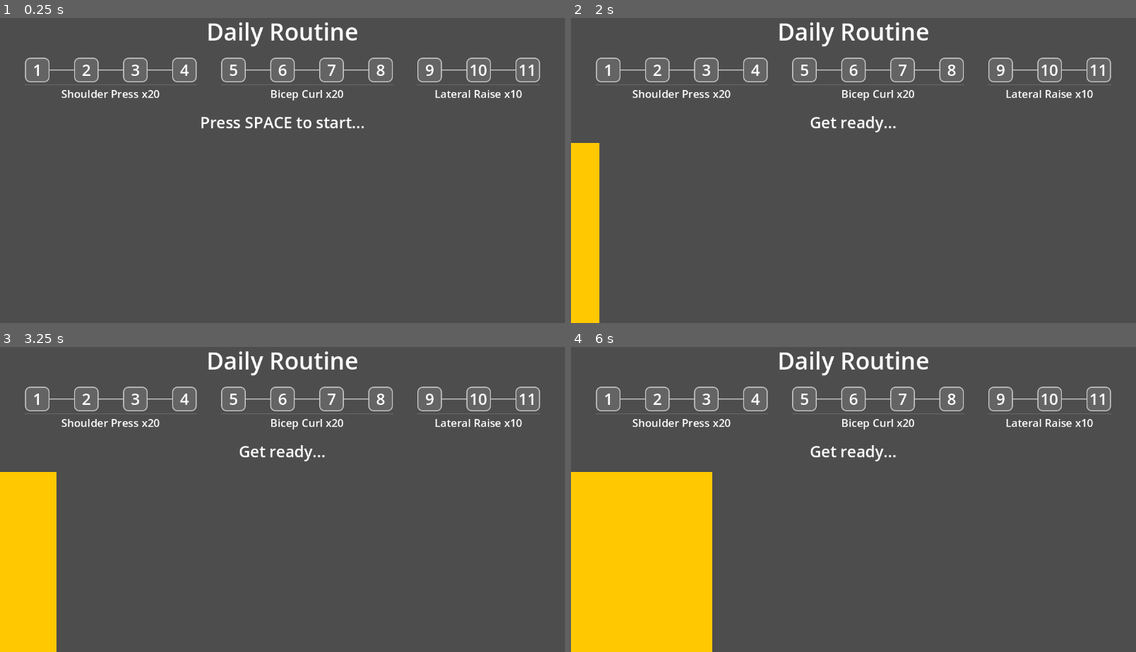
Above: before the commit, frames 1-4 (two rows, left to right).
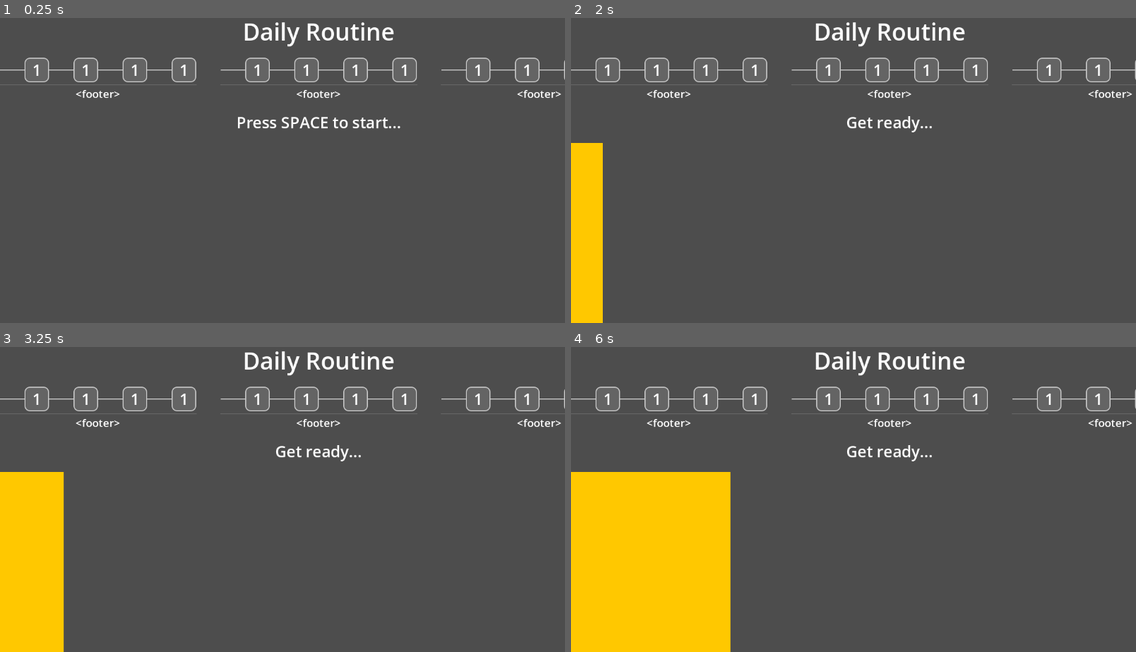
Above: after the commit, the same moments.

Repository: phrasmotica/workout-companion
Game: Godot game, scene res://scenes/app.tscn
Two runs of this game, one before a commit and one after it. Both use one fixed random seed, a clock stepped at 60 frames per second and the inputs below.
Inputs:
- Up to frame 1 (0.25 s): no input
- Up to frame 2 (2 s): tap X at 0.5, 1.25 s; tap Enter (ui_accept) at 0.77, 1.52 s
- Up to frame 3 (3.25 s): tap X at 2, 2.75 s; tap Enter (ui_accept) at 3.02 s
- Up to frame 4 (6 s): tap X at 3.5, 4.25 s; tap Enter (ui_accept) at 3.77, 4.52 s

The runs differ from the first frame. In frame 1, 3.9% of the frame differs, in the area x 0-100%, y 1-37%; in frame 2, 4.0%; in frame 3, 4.4%; in frame 4, 5.5%, in the area x 0-100%, y 1-100%.
Error after the commit: Parse Error: Cannot find member "Look" in base "StepperStep". (res://scripts/stepper.gd:94)

Commit message:
Rename stepper step "look" enum to "status"

Diff:
--- a/scripts/stepper.gd
+++ b/scripts/stepper.gd
@@ -81,15 +81,15 @@
 
         step.number = starting_number + i
         step.show_leading_line = i > 0
-        step.look = _compute_step_look(i)
+        step.status = _compute_step_status(i)
         step.content = _compute_step_content(i)
 
     if steps.size() > step_count:
         for i in range(step_count, steps.size()):
-            print("Cleaning up child %d" % i)
+            # print("Cleaning up child %d" % i)
             steps_parent.get_child(i).queue_free()
 
-func _compute_step_look(index: int) -> StepperStep.Look:
+func _compute_step_status(index: int) -> StepperStep.Status:
     if index < current_step:
         return StepperStep.Look.COMPLETED
 
--- a/scripts/stepper_step.gd
+++ b/scripts/stepper_step.gd
@@ -1,7 +1,7 @@
 @tool
 class_name StepperStep extends HBoxContainer
 
-enum Look { FUTURE, CURRENT, COMPLETED, SKIPPED }
+enum Status { FUTURE, CURRENT, COMPLETED, SKIPPED }
 
 enum Content { NONE, TEXT, TICK, SKIP }
 
@@ -20,9 +20,9 @@
         _refresh()
 
 @export
-var look := Look.FUTURE:
+var status := Status.FUTURE:
     set(value):
-        look = value
+        status = value
 
         _refresh()
 
@@ -81,19 +81,19 @@
         skip_icon.visible = content == Content.SKIP
 
 func _compute_line_colour() -> Color:
-    if look == Look.COMPLETED:
+    if status == Status.COMPLETED:
         return completed_colour
 
     return default_colour
 
 func _compute_panel_style() -> StringName:
-    if look == Look.FUTURE:
+    if status == Status.FUTURE:
         return "FutureStepperPanelContainer"
 
-    if look == Look.COMPLETED:
+    if status == Status.COMPLETED:
         return "CompletedStepperPanelContainer"
 
-    if look == Look.SKIPPED:
+    if status == Status.SKIPPED:
         return "SkippedStepperPanelContainer"
 
     return "StepperPanelContainer"
